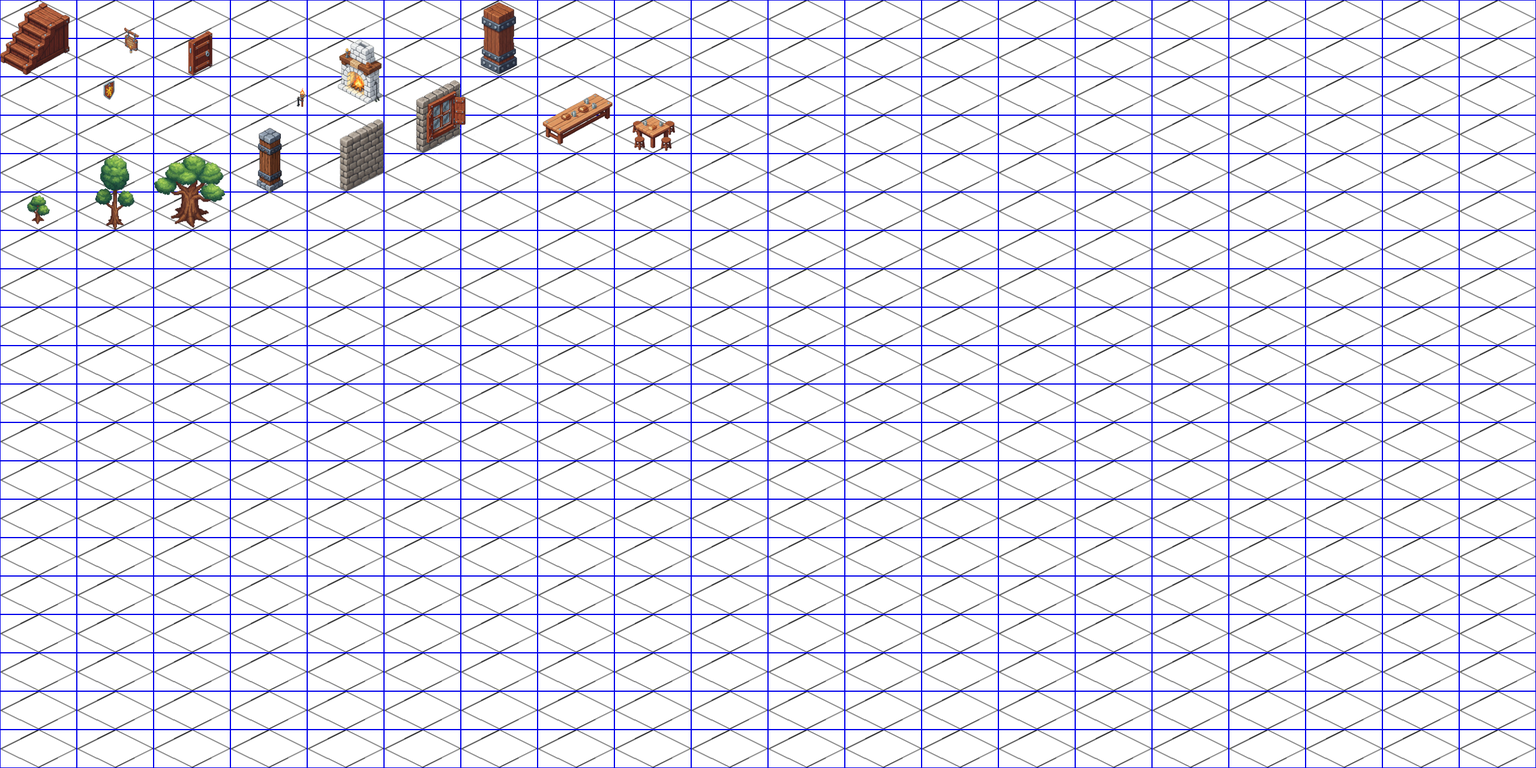
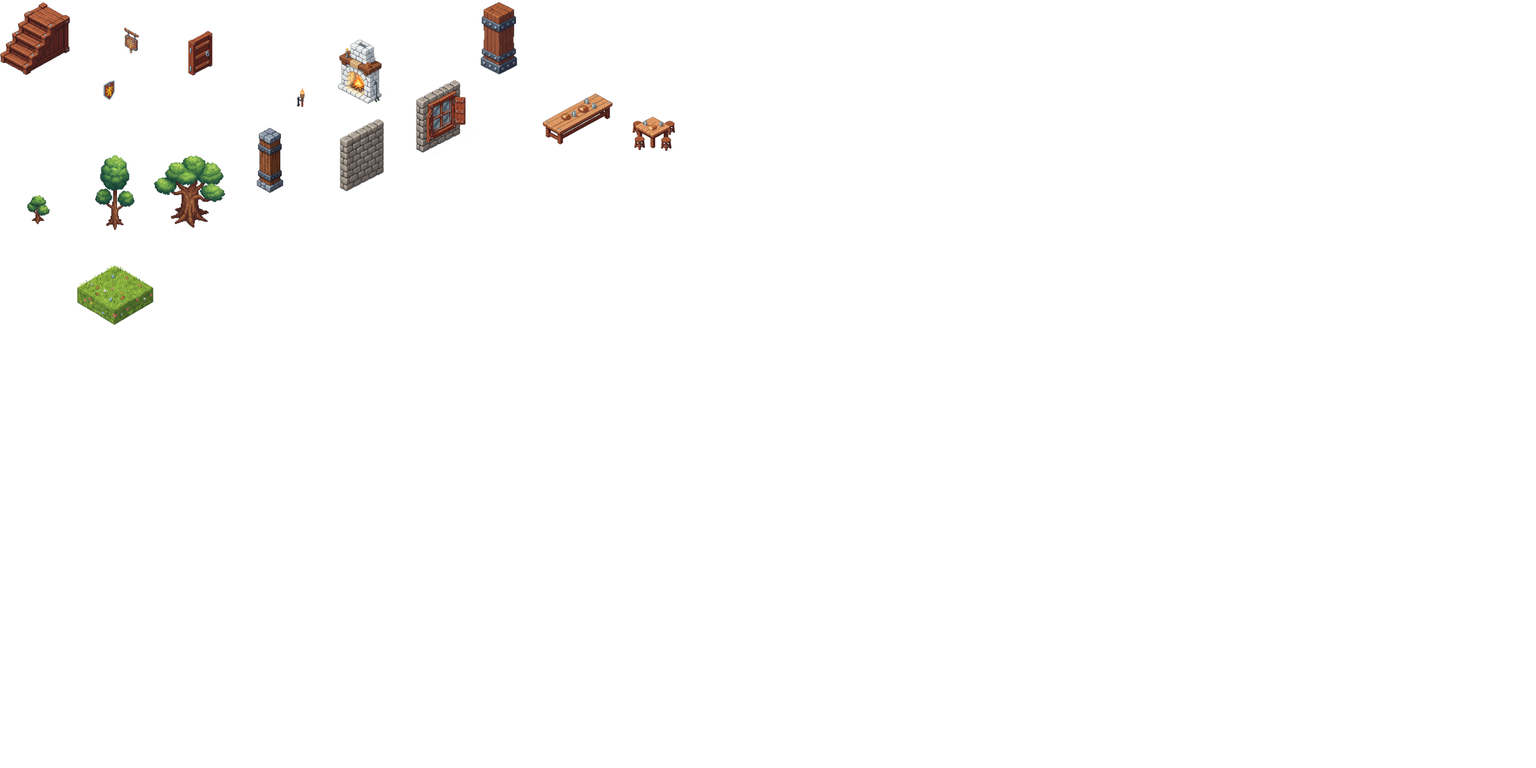
Comparing the layer stacks of the two 1536x768 images. Changes:
added layer "Gemini_Generated_Image_upy1gjupy1gjupy1.png copy" above "Gemini_Generated_Image_hri6c9hri6c9hri6.png copy" over [76, 265, 157, 327]
hid "grid copy" over [0, 0, 1536, 768]
hid "sizing copy #1" over [0, 0, 1536, 768]
